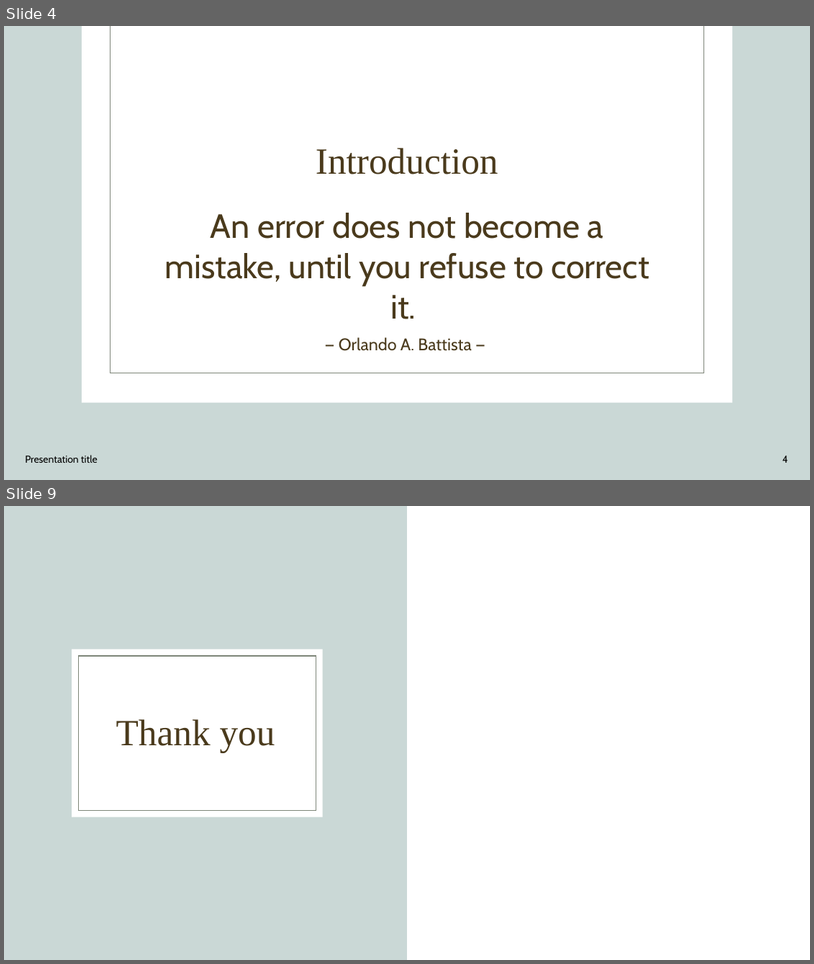
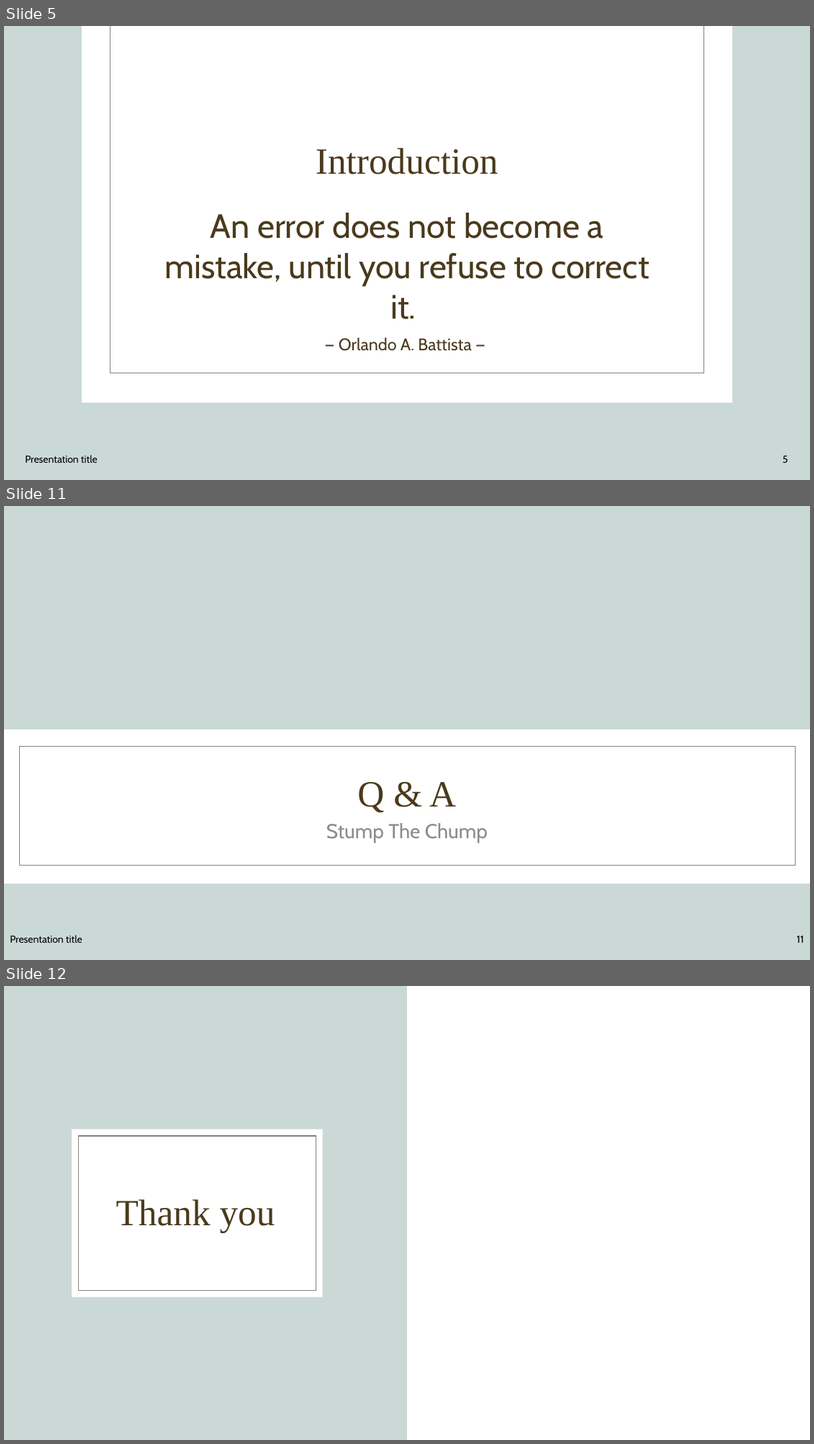
Before and after one commit to squideyes/PdnErrorHandling, a slide deck: PDN May 2023.pptx. Shown one above the other, each under a label of ours: slides 4 and 9 before the commit, slides 5, 11 and 12 after it; the slides between them are not shown. The pictures are 814x964 and 814x1444 pixels, drawn with LibreOffice and Linux fonts; fonts in the diff are those of the drawing; background and template pictures are left out. Boxes give left, top, right and bottom in pixels: in the first picture for what was removed or moved away, otherwise in the second. Text is boxed around its words. In the diff, an @@ line names an element or a change of style, - is before the commit and + after.

```diff
--- a/PDN May 2023.pptx
+++ b/PDN May 2023.pptx
@@ slide 11 added at (4,506,810,960), background #CAD8D6 @@
@@ rectangle added at (4,729,810,883), fill #FFFFFF @@
@@ rectangle added at (19,746,796,865), fill #FFFFFF, outline #7E8679 1 pt @@
@@ title added at (358,782,456,813), 44 pt, text #4A3A1C @@
+Q & A
@@ text added at (327,823,488,843), 24 pt, text #8C8C8C @@
+Stump The Chump
@@ text added at (10,934,82,942), 12 pt, text #000000 @@
+Presentation title
@@ page number added at (797,935,805,942), 12 pt, text #000000 @@
+11
@@ what was slide 4 is now slide 5 @@
@@ page number at (783,455,789,462): text changed @@
-4
+5
@@ what was slide 9 is now slide 12 @@
```
Also in this commit, not shown: 6 slides changed, 2 other slides added, 3 other files.
